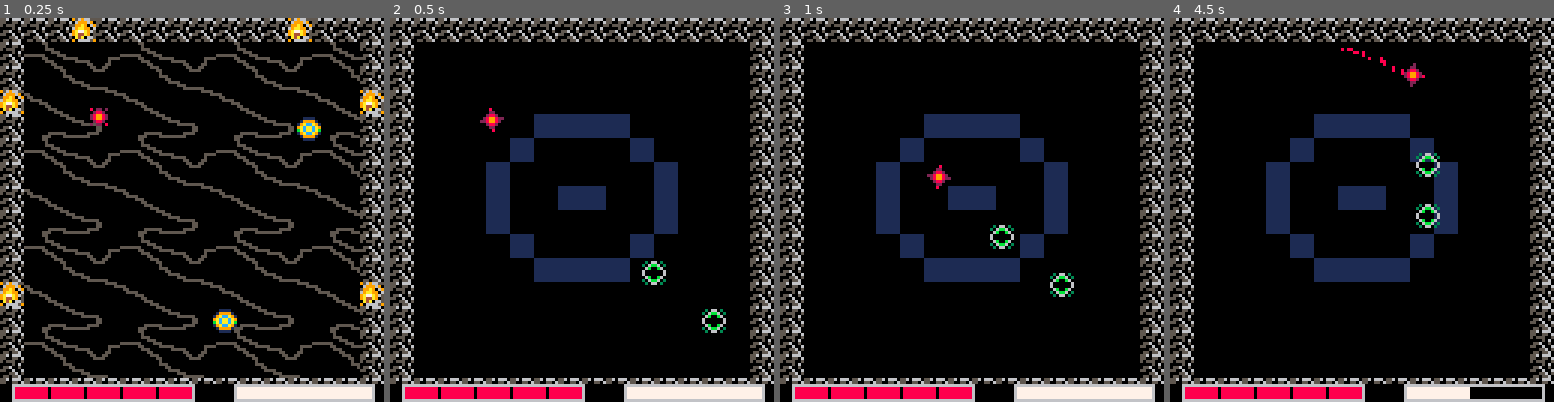
Above: before the commit, frames 1-4 (left to right).
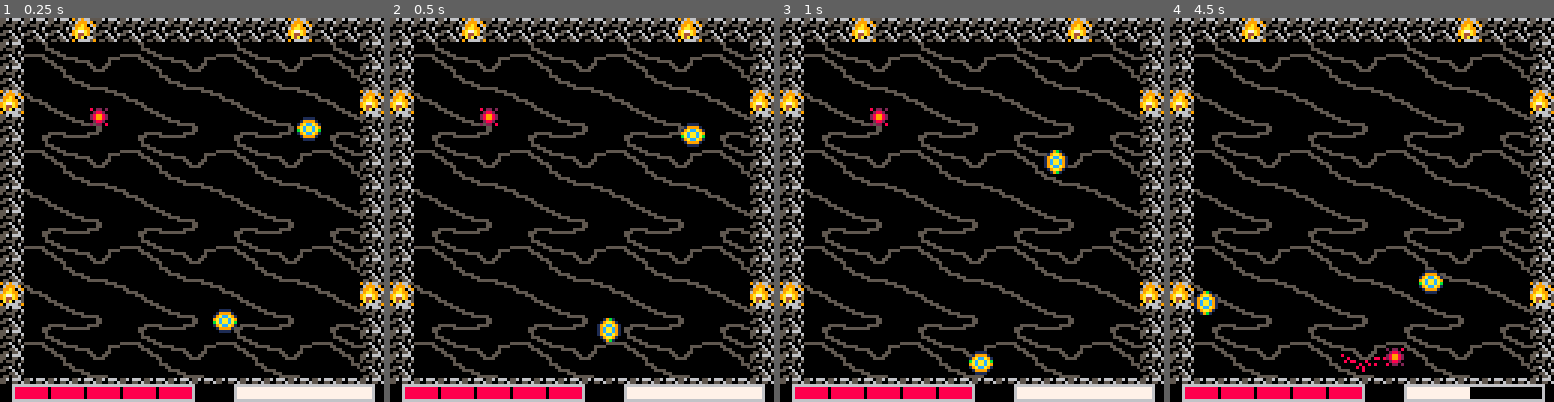
Above: after the commit, the same moments.

Repository: Nakeeb0/NAHL
Game: PICO-8 cartridge nahl.p8
Two runs of this game, one before a commit and one after it. Both use one fixed random seed, a clock stepped at 60 frames per second and the inputs below.
Inputs:
- Up to frame 1 (0.25 s): no input
- Up to frame 2 (0.5 s): tap X (X key) at 0.33 s
- Up to frame 3 (1 s): tap O (Z key) at 0.7 s
- Up to frame 4 (4.5 s): tap X (X key) at 1.07, 1.85, 2.97, 4.08 s; hold Right 1.6-2.1 s; tap O (Z key) every 0.4 s from 1.7 to 4.1 s; hold Up 2.15-2.42 s; hold Right 2.47-3.03 s; hold Left 3.08-3.58 s; hold Down 3.63-3.97 s; hold Right from 4.02 s (still down)

Frame 1 is identical in both runs. In frame 2, 21% of the frame differs, in the area x 0-100%, y 0-94%; in frame 3, 21%; in frame 4, 21%.

Commit message:
removed button that changes arena

Diff:
--- a/player.lua
+++ b/player.lua
@@ -46,9 +46,6 @@
 			sfx(2)
 		end
 	end
-	if btn(5) then
-		load_arena("blackhole")
-	end
 
 	if input_vec:magnitude() == 0 and last_input == true then
 		trail_running_for = player.vel:magnitude() * 20
